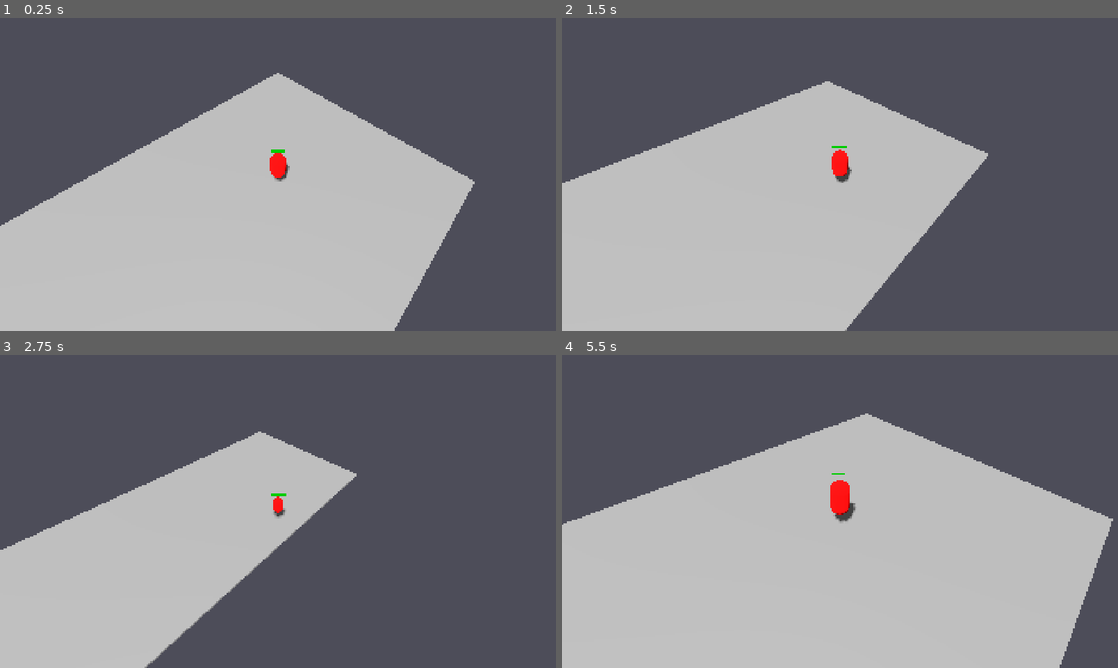
Above: before the commit, frames 1-4 (two rows, left to right).
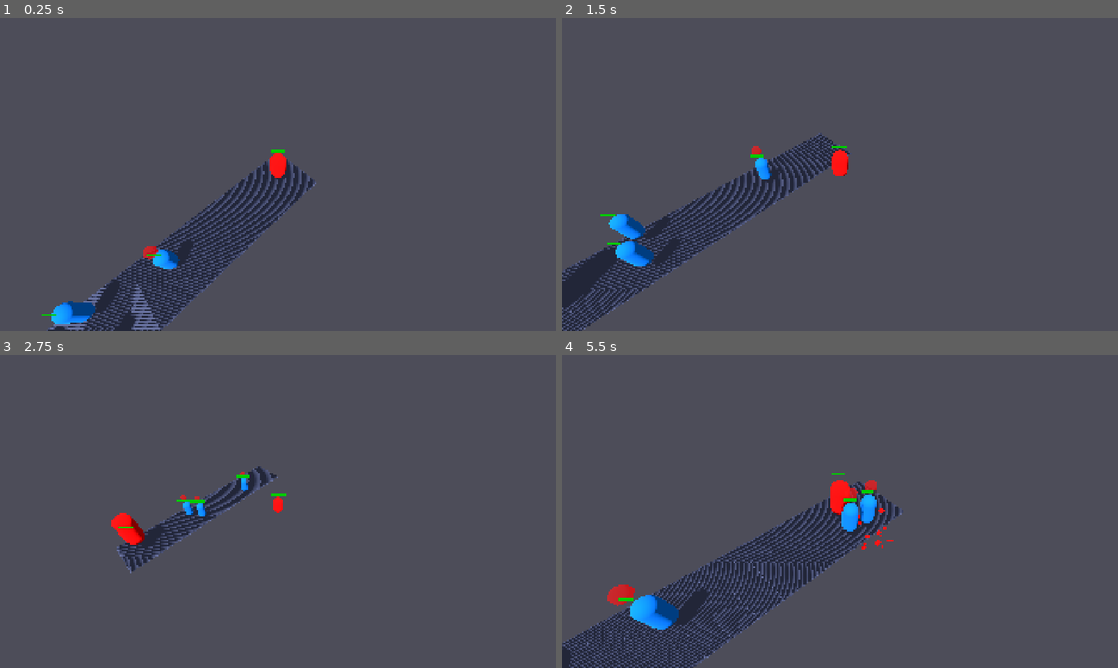
Above: after the commit, the same moments.

Repository: com-terminal-realms/tr-dungeons
Game: Godot game, scene res://scenes/main.tscn
The game is run twice, just before and just after one commit, with the same random seed, the same clock (stepped at 60 frames per second) and the same inputs.
Inputs (mouse positions are in pixels of both pictures, inside the frame that each line leads up to):
- Up to frame 1 (0.25 s): no input
- Up to frame 2 (1.5 s): move the mouse to (962, 158) at 0.52 s; hold D (move_right) 0.53-1.28 s; click (962, 158) at 0.6 s; move the mouse to (728, 190) at 1.27 s; hold S (move_back) from 1.28 s (still down); tap Mouse wheel up (zoom_in) at 1.35 s
- Up to frame 3 (2.75 s): move the mouse to (333, 442) at 2.02 s; release S (move_back) at 2.03 s; hold D (move_right) from 2.03 s (still down); hold Mouse wheel down (zoom_out) from 2.03 s (still down)
- Up to frame 4 (5.5 s): move the mouse to (812, 574) at 2.77 s; release D (move_right) at 2.78 s; release Mouse wheel down (zoom_out) at 2.78 s; hold W (move_forward) 2.78-3.53 s; click (812, 574) at 2.85 s; move the mouse to (1006, 558) at 3.52 s; hold Mouse wheel up (zoom_in) 3.53-4.28 s; hold A (move_left) 3.53-5.03 s; move the mouse to (673, 464) at 4.27 s; tap Mouse wheel down (zoom_out) at 4.35 s; move the mouse to (867, 511) at 5.02 s; hold S (move_back) from 5.03 s (still down); click (867, 511) at 5.1 s

The runs differ from the first frame. In frame 1, 48% of the frame differs, in the area x 0-86%, y 17-100%; in frame 2, 43%; in frame 3, 27%; in frame 4, 61%, in the area x 0-100%, y 18-100%.

Commit message:
feat: integrate Kenney dungeon assets into POC scene
- Replaced placeholder box meshes with actual dungeon floor tiles
- Used template-floor.glb for simple, clean floor pieces
- Maintained same 5-room linear layout for POC
- Adjusted enemy positions to sit on floor (y=0.5)
- Created dungeon_showcase.tscn for asset preview

The POC scene now uses real dungeon assets while keeping the simple
linear progression for testing gameplay mechanics.

Diff:
--- a/apps/game-client/scenes/main.tscn
+++ b/apps/game-client/scenes/main.tscn
@@ -1,16 +1,11 @@
-[gd_scene load_steps=8 format=3 uid="uid://b7qxvxvxvxvxv"]
+[gd_scene load_steps=10 format=3 uid="uid://b7qxvxvxvxvxv"]
 
 [ext_resource type="Script" path="res://scenes/main.gd" id="0"]
 [ext_resource type="PackedScene" uid="uid://player_scene_001" path="res://scenes/player/player.tscn" id="1"]
 [ext_resource type="PackedScene" uid="uid://enemy_base_scene_001" path="res://scenes/enemies/enemy_base.tscn" id="2"]
 [ext_resource type="Script" path="res://scripts/camera/isometric_camera.gd" id="3"]
 [ext_resource type="Script" path="res://scripts/utils/performance_monitor.gd" id="4"]
-
-[sub_resource type="BoxMesh" id="BoxMesh_floor"]
-size = Vector3(20, 0.2, 20)
-
-[sub_resource type="BoxShape3D" id="BoxShape_floor"]
-size = Vector3(20, 0.2, 20)
+[ext_resource type="PackedScene" path="res://assets/models/kenney-dungeon/template-floor.glb" id="5"]
 
 [sub_resource type="StandardMaterial3D" id="Material_boss"]
 albedo_color = Color(1, 0, 0, 1)
@@ -29,69 +24,39 @@
 [node name="Room1" type="Node3D" parent="NavigationRegion3D"]
 transform = Transform3D(1, 0, 0, 0, 1, 0, 0, 0, 1, 0, 0, 0)
 
-[node name="Floor" type="StaticBody3D" parent="NavigationRegion3D/Room1"]
-
-[node name="MeshInstance3D" type="MeshInstance3D" parent="NavigationRegion3D/Room1/Floor"]
-mesh = SubResource("BoxMesh_floor")
-
-[node name="CollisionShape3D" type="CollisionShape3D" parent="NavigationRegion3D/Room1/Floor"]
-shape = SubResource("BoxShape_floor")
+[node name="Floor" parent="NavigationRegion3D/Room1" instance=ExtResource("5")]
 
 [node name="Room2" type="Node3D" parent="NavigationRegion3D"]
-transform = Transform3D(1, 0, 0, 0, 1, 0, 0, 0, 1, 0, 0, 20)
+transform = Transform3D(1, 0, 0, 0, 1, 0, 0, 0, 1, 0, 0, 4)
 
-[node name="Floor" type="StaticBody3D" parent="NavigationRegion3D/Room2"]
-
-[node name="MeshInstance3D" type="MeshInstance3D" parent="NavigationRegion3D/Room2/Floor"]
-mesh = SubResource("BoxMesh_floor")
-
-[node name="CollisionShape3D" type="CollisionShape3D" parent="NavigationRegion3D/Room2/Floor"]
-shape = SubResource("BoxShape_floor")
+[node name="Floor" parent="NavigationRegion3D/Room2" instance=ExtResource("5")]
 
 [node name="Room3" type="Node3D" parent="NavigationRegion3D"]
-transform = Transform3D(1, 0, 0, 0, 1, 0, 0, 0, 1, 0, 0, 40)
+transform = Transform3D(1, 0, 0, 0, 1, 0, 0, 0, 1, 0, 0, 8)
 
-[node name="Floor" type="StaticBody3D" parent="NavigationRegion3D/Room3"]
-
-[node name="MeshInstance3D" type="MeshInstance3D" parent="NavigationRegion3D/Room3/Floor"]
-mesh = SubResource("BoxMesh_floor")
-
-[node name="CollisionShape3D" type="CollisionShape3D" parent="NavigationRegion3D/Room3/Floor"]
-shape = SubResource("BoxShape_floor")
+[node name="Floor" parent="NavigationRegion3D/Room3" instance=ExtResource("5")]
 
 [node name="Enemy1" parent="NavigationRegion3D/Room3" instance=ExtResource("2")]
-transform = Transform3D(1, 0, 0, 0, 1, 0, 0, 0, 1, 0, 1, 0)
+transform = Transform3D(1, 0, 0, 0, 1, 0, 0, 0, 1, 0, 0.5, 0)
 
 [node name="Room4" type="Node3D" parent="NavigationRegion3D"]
-transform = Transform3D(1, 0, 0, 0, 1, 0, 0, 0, 1, 0, 0, 60)
+transform = Transform3D(1, 0, 0, 0, 1, 0, 0, 0, 1, 0, 0, 12)
 
-[node name="Floor" type="StaticBody3D" parent="NavigationRegion3D/Room4"]
-
-[node name="MeshInstance3D" type="MeshInstance3D" parent="NavigationRegion3D/Room4/Floor"]
-mesh = SubResource("BoxMesh_floor")
-
-[node name="CollisionShape3D" type="CollisionShape3D" parent="NavigationRegion3D/Room4/Floor"]
-shape = SubResource("BoxShape_floor")
+[node name="Floor" parent="NavigationRegion3D/Room4" instance=ExtResource("5")]
 
 [node name="Enemy1" parent="NavigationRegion3D/Room4" instance=ExtResource("2")]
-transform = Transform3D(1, 0, 0, 0, 1, 0, 0, 0, 1, -5, 1, 0)
+transform = Transform3D(1, 0, 0, 0, 1, 0, 0, 0, 1, -1, 0.5, 0)
 
 [node name="Enemy2" parent="NavigationRegion3D/Room4" instance=ExtResource("2")]
-transform = Transform3D(1, 0, 0, 0, 1, 0, 0, 0, 1, 5, 1, 0)
+transform = Transform3D(1, 0, 0, 0, 1, 0, 0, 0, 1, 1, 0.5, 0)
 
 [node name="Room5" type="Node3D" parent="NavigationRegion3D"]
-transform = Transform3D(1, 0, 0, 0, 1, 0, 0, 0, 1, 0, 0, 80)
+transform = Transform3D(1, 0, 0, 0, 1, 0, 0, 0, 1, 0, 0, 16)
 
-[node name="Floor" type="StaticBody3D" parent="NavigationRegion3D/Room5"]
-
-[node name="MeshInstance3D" type="MeshInstance3D" parent="NavigationRegion3D/Room5/Floor"]
-mesh = SubResource("BoxMesh_floor")
-
-[node name="CollisionShape3D" type="CollisionShape3D" parent="NavigationRegion3D/Room5/Floor"]
-shape = SubResource("BoxShape_floor")
+[node name="Floor" parent="NavigationRegion3D/Room5" instance=ExtResource("5")]
 
 [node name="Boss" parent="NavigationRegion3D/Room5" instance=ExtResource("2")]
-transform = Transform3D(2, 0, 0, 0, 2, 0, 0, 0, 2, 0, 2, 0)
+transform = Transform3D(2, 0, 0, 0, 2, 0, 0, 0, 2, 0, 1, 0)
 
 [node name="MeshInstance3D" parent="NavigationRegion3D/Room5/Boss"]
 surface_material_override/0 = SubResource("Material_boss")
--- /dev/null
+++ b/apps/game-client/scenes/rooms/dungeon_showcase.tscn
@@ -0,0 +1,64 @@
+[gd_scene load_steps=15 format=3 uid="uid://dungeon_showcase_001"]
+
+[ext_resource type="PackedScene" path="res://assets/models/kenney-dungeon/room-small.glb" id="1"]
+[ext_resource type="PackedScene" path="res://assets/models/kenney-dungeon/room-wide.glb" id="2"]
+[ext_resource type="PackedScene" path="res://assets/models/kenney-dungeon/room-large.glb" id="3"]
+[ext_resource type="PackedScene" path="res://assets/models/kenney-dungeon/corridor.glb" id="4"]
+[ext_resource type="PackedScene" path="res://assets/models/kenney-dungeon/corridor-corner.glb" id="5"]
+[ext_resource type="PackedScene" path="res://assets/models/kenney-dungeon/corridor-intersection.glb" id="6"]
+[ext_resource type="PackedScene" path="res://assets/models/kenney-dungeon/stairs.glb" id="7"]
+[ext_resource type="PackedScene" path="res://assets/models/kenney-dungeon/gate-door.glb" id="8"]
+
+[sub_resource type="Environment" id="Environment_default"]
+background_mode = 1
+background_color = Color(0.2, 0.2, 0.25, 1)
+ambient_light_source = 2
+ambient_light_color = Color(0.6, 0.6, 0.6, 1)
+
+[node name="DungeonShowcase" type="Node3D"]
+
+[node name="WorldEnvironment" type="WorldEnvironment" parent="."]
+environment = SubResource("Environment_default")
+
+[node name="DirectionalLight3D" type="DirectionalLight3D" parent="."]
+transform = Transform3D(0.866025, -0.433013, 0.25, 0, 0.5, 0.866025, -0.5, -0.75, 0.433013, 0, 15, 0)
+light_energy = 0.9
+shadow_enabled = true
+
+[node name="Camera3D" type="Camera3D" parent="."]
+transform = Transform3D(0.707107, -0.408248, 0.57735, 0, 0.816497, 0.57735, -0.707107, -0.408248, 0.57735, 15, 20, 15)
+
+[node name="Rooms" type="Node3D" parent="."]
+
+[node name="SmallRoom1" parent="Rooms" instance=ExtResource("1")]
+transform = Transform3D(1, 0, 0, 0, 1, 0, 0, 0, 1, 0, 0, 0)
+
+[node name="WideRoom1" parent="Rooms" instance=ExtResource("2")]
+transform = Transform3D(1, 0, 0, 0, 1, 0, 0, 0, 1, 10, 0, 0)
+
+[node name="LargeRoom1" parent="Rooms" instance=ExtResource("3")]
+transform = Transform3D(1, 0, 0, 0, 1, 0, 0, 0, 1, 20, 0, 0)
+
+[node name="Corridors" type="Node3D" parent="."]
+
+[node name="Corridor1" parent="Corridors" instance=ExtResource("4")]
+transform = Transform3D(1, 0, 0, 0, 1, 0, 0, 0, 1, 0, 0, 8)
+
+[node name="CorridorCorner1" parent="Corridors" instance=ExtResource("5")]
+transform = Transform3D(1, 0, 0, 0, 1, 0, 0, 0, 1, 0, 0, 16)
+
+[node name="CorridorIntersection1" parent="Corridors" instance=ExtResource("6")]
+transform = Transform3D(1, 0, 0, 0, 1, 0, 0, 0, 1, 10, 0, 8)
+
+[node name="Features" type="Node3D" parent="."]
+
+[node name="Stairs1" parent="Features" instance=ExtResource("7")]
+transform = Transform3D(1, 0, 0, 0, 1, 0, 0, 0, 1, 20, 0, 8)
+
+[node name="Gate1" parent="Features" instance=ExtResource("8")]
+transform = Transform3D(1, 0, 0, 0, 1, 0, 0, 0, 1, 10, 0, 16)
+
+[node name="Label3D" type="Label3D" parent="."]
+transform = Transform3D(1, 0, 0, 0, 1, 0, 0, 0, 1, 0, 3, -5)
+text = "Kenney Dungeon Assets Showcase"
+font_size = 32
Not shown, added: apps/game-client/DUNGEON_ASSETS.md
